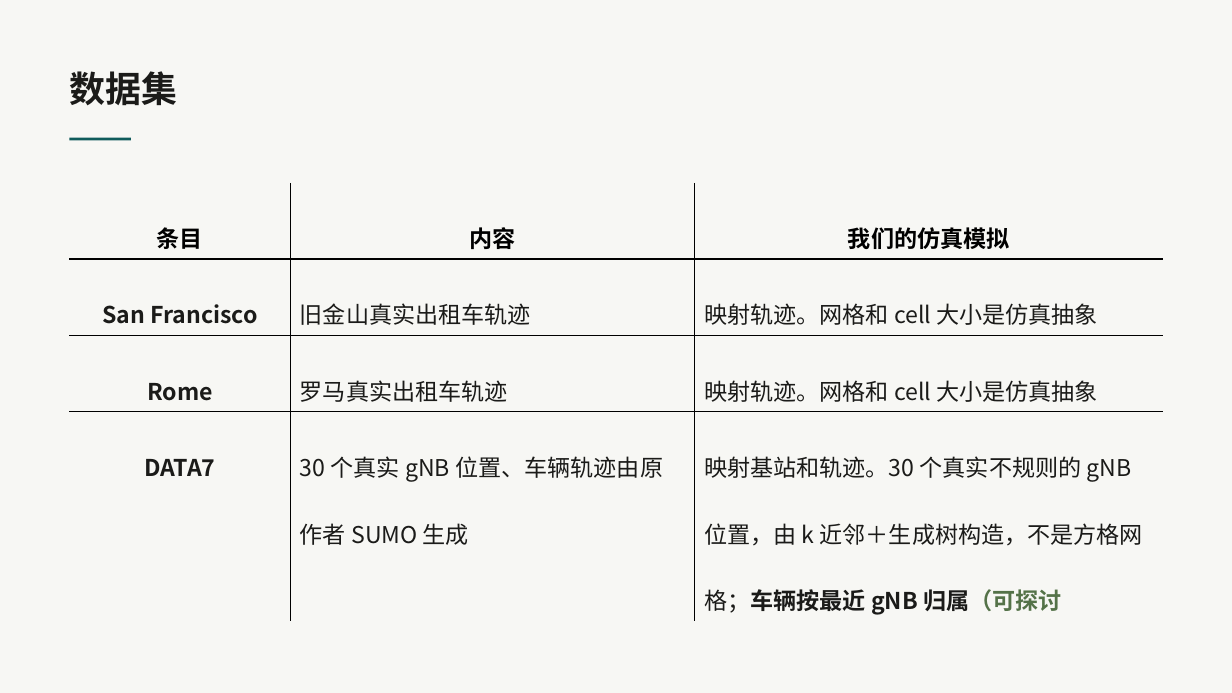
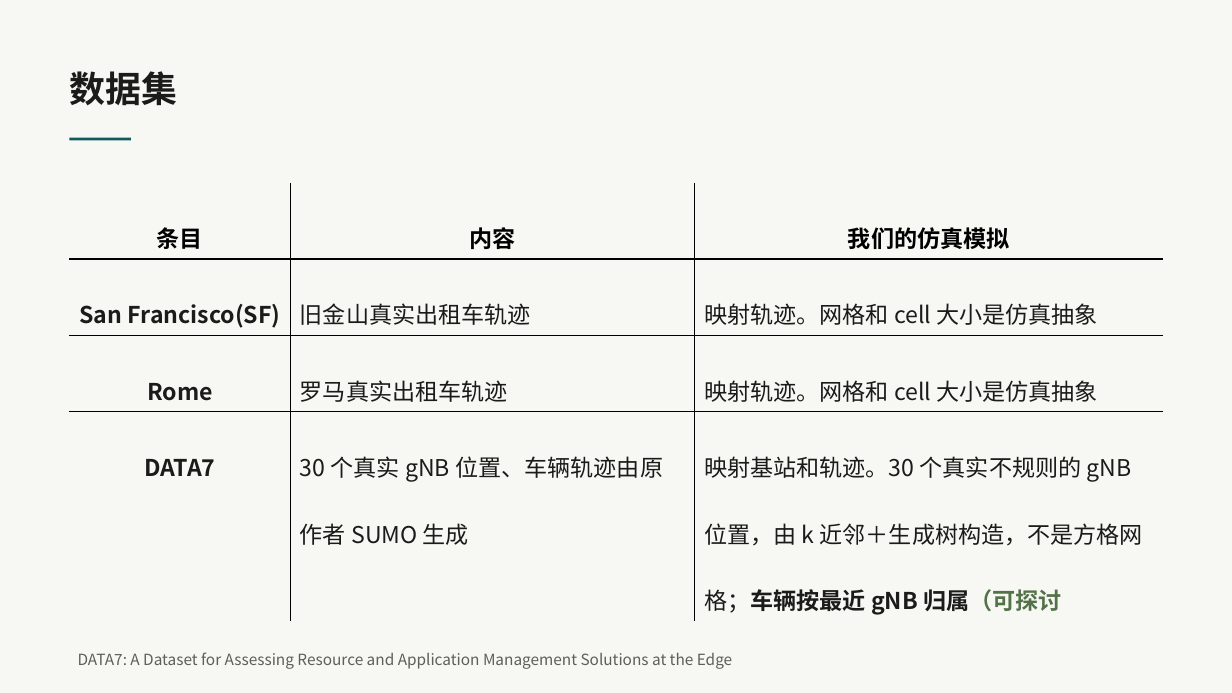
Before and after one commit to KaguraNia/MyEdgeSimPy, a slide deck: slide 11 of output/presentation/移动服务状态迁移.pptx. Drawn at 1232x693 pixels with LibreOffice and Linux fonts; fonts in the diff are those of the drawing. Boxes give left, top, right and bottom in pixels: in the first picture for what was removed or moved away, otherwise in the second. Text is boxed around its words. In the diff, an @@ line names an element or a change of style, - is before the commit and + after.

```diff
--- a/output/presentation/移动服务状态迁移.pptx
+++ b/output/presentation/移动服务状态迁移.pptx
@@ table at [69,183,1164,619] @@
-row 2, column 1: San Francisco
+row 2, column 1: San Francisco(SF)
@@ text added at [78,652,732,669], 12 pt, text #5F5F58 @@
+DATA7: A Dataset for Assessing Resource and Application Management Solutions at the Edge
```
Also in this commit, not shown: 15 other slides changed, 2 slides added, 2 slides removed, 23 other files.
